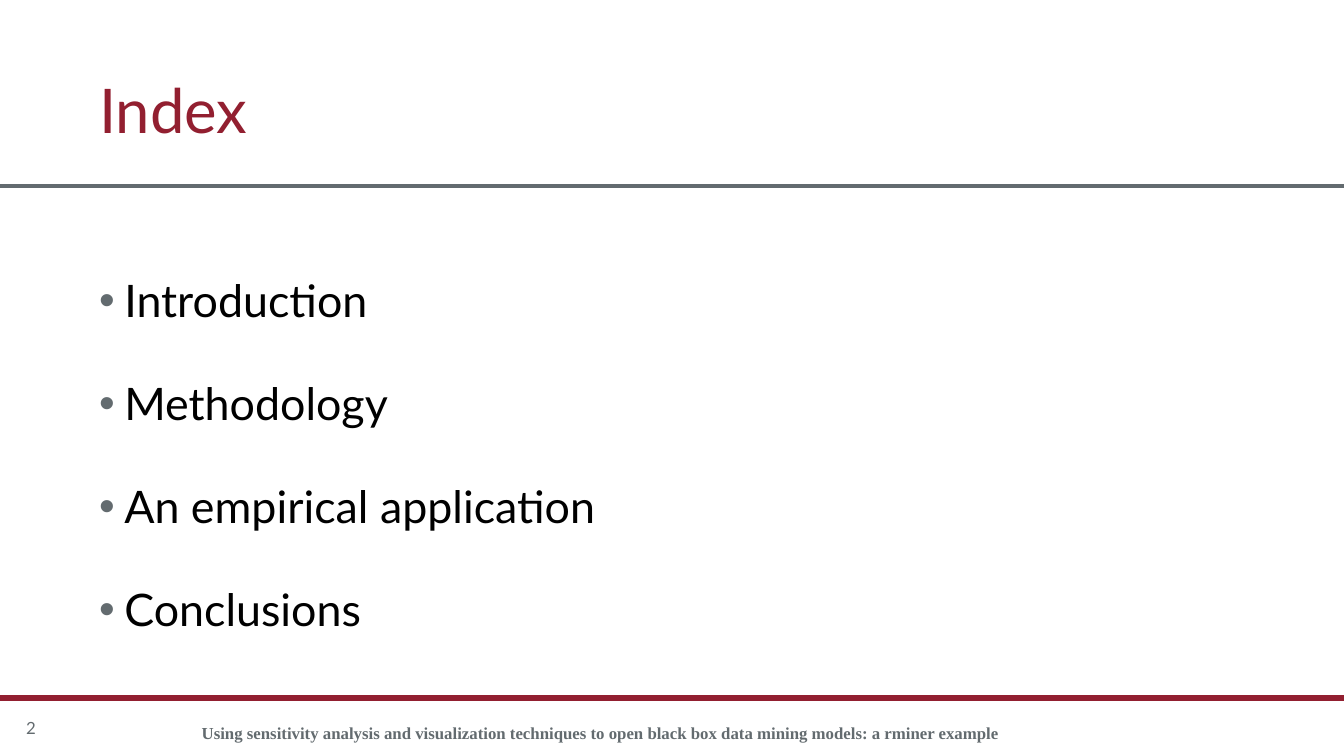
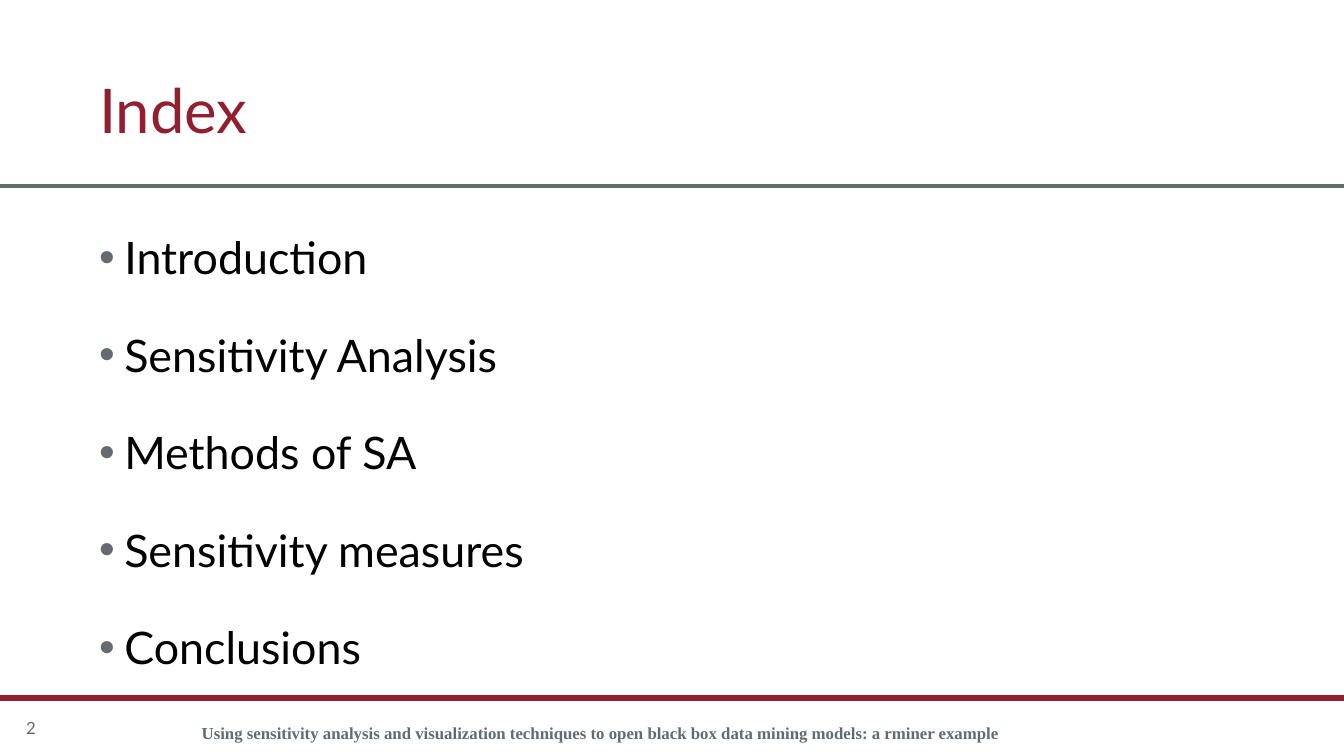
Before and after one commit to rgonzalezmoyano/Cafee, a slide deck: slide 2 of articulo 1 XAI/Apuntes/Sensitivity analysis/Presentación SA.pptx. Drawn at 1344x756 pixels with LibreOffice and Linux fonts; fonts in the diff are those of the drawing; background and template pictures are left out. Boxes give left, top, right and bottom in pixels: in the first picture for what was removed or moved away, otherwise in the second. Text is boxed around its words. In the diff, an @@ line names an element or a change of style, - is before the commit and + after.

```diff
--- a/articulo 1 XAI/Apuntes/Sensitivity analysis/Presentación SA.pptx
+++ b/articulo 1 XAI/Apuntes/Sensitivity analysis/Presentación SA.pptx
@@ text at [124,241,367,665]: line spacing 1.5 to 1.4 @@
@@ text at [124,339,523,575]: text changed @@
-• Methodology
-• An empirical application
+• Sensitivity Analysis
+• Methods of SA
+• Sensitivity measures
```
Also in this commit, not shown: 7 other slides changed, 4 slides added, 4 other files.
